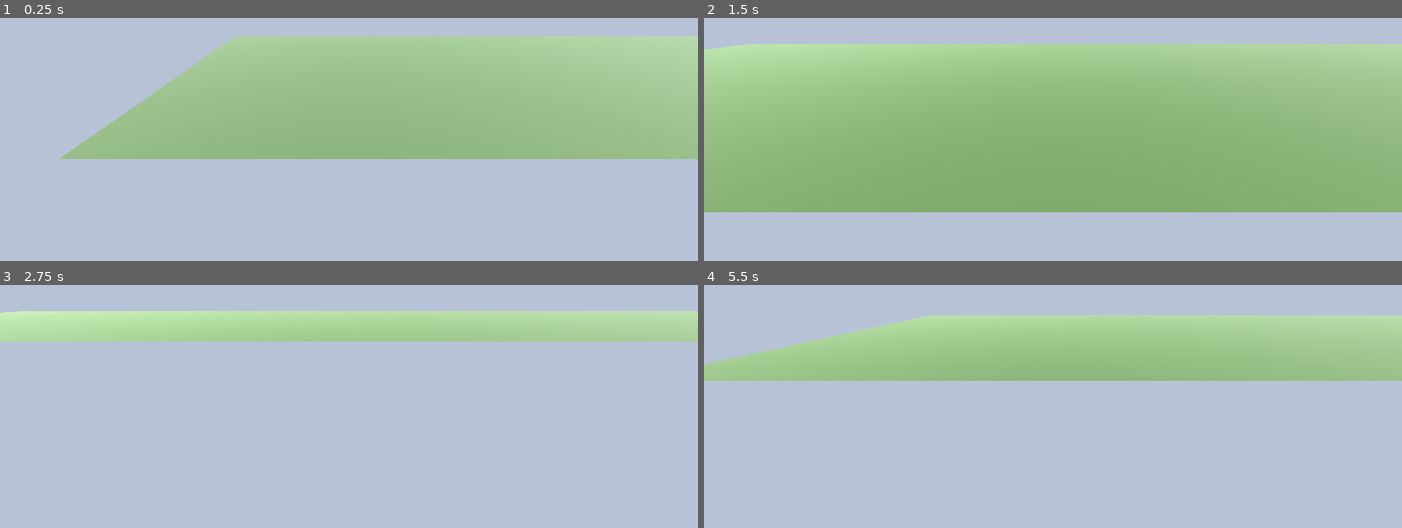
Above: before the commit, frames 1-4 (two rows, left to right).
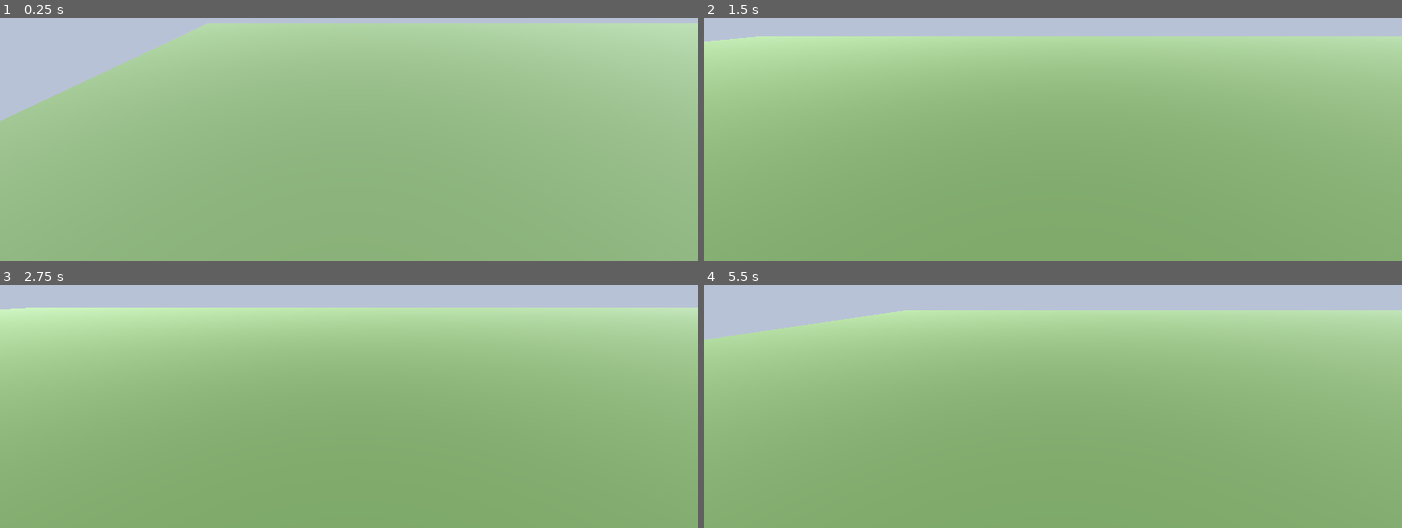
Above: after the commit, the same moments.

Repository: syphaxxx/brumeval
Game: Godot game, scene res://galerie.tscn
The game is run twice, just before and just after one commit, with the same random seed, the same clock (stepped at 60 frames per second) and the same inputs.
Inputs (mouse positions are in pixels of both pictures, inside the frame that each line leads up to):
- Up to frame 1 (0.25 s): no input
- Up to frame 2 (1.5 s): tap Enter at 0.5 s; move the mouse to (1206, 44) at 0.52 s; hold Right (ui_right) 0.53-1.28 s; hold Q 0.53-1.28 s; click (1206, 44) at 0.67 s; move the mouse to (913, 83) at 1.27 s; hold Down (ui_down) from 1.28 s (still down); tap E at 1.35 s
- Up to frame 3 (2.75 s): move the mouse to (outside the picture) at 2.02 s; release Down (ui_down) at 2.03 s; hold Right (ui_right) from 2.03 s (still down); hold Q from 2.03 s (still down)
- Up to frame 4 (5.5 s): tap Space at 2.75 s; move the mouse to (1018, 411) at 2.77 s; release Right (ui_right) at 2.78 s; release Q at 2.78 s; hold Up (ui_up) 2.78-3.53 s; tap E at 2.85, 4.35 s; click (1018, 411) at 2.92 s; move the mouse to (1262, 391) at 3.52 s; hold Q 3.53-4.28 s; hold Left (ui_left) 3.53-5.03 s; tap Enter at 4.25 s; move the mouse to (outside the picture) at 4.27 s; move the mouse to (1087, 331) at 5.02 s; hold Down (ui_down) from 5.03 s (still down); hold Q from 5.03 s (still down); click (1087, 331) at 5.17 s

The runs differ from the first frame. In frame 1, 52% of the frame differs, in the area x 0-100%, y 2-100%; in frame 2, 23%; in frame 3, 78%, in the area x 0-100%, y 9-100%; in frame 4, 64%.

Commit message:
Voxels : modèles détaillés à partir des planches d'origine
Par défaut, voxelise.py redécoupe les sprites trois fois plus grands dans
outils/sprites/planches/ (fonctions de decoupe.py, mêmes boîtes et
recolorations) : même taille dans le monde, voxels trois fois plus petits.
--detail 1 garde les sprites du jeu. Aperçu dessiné avec numpy et
orientation des faces calculée une fois par direction (11 min -> 5 min pour
les 460 sprites). La galerie Godot espace les modèles selon leur largeur.

Co-Authored-By: Claude Opus 5.5 <noreply@anthropic.com>
Claude-Session: https://claude.ai/code/session_01Rt7WYsyCcR2rXGE1XrbJZf

Diff:
--- a/outils/voxels/essai_godot/galerie.gd
+++ b/outils/voxels/essai_godot/galerie.gd
@@ -1,10 +1,11 @@
 # Galerie des modèles en voxels : tous les .glb du dossier modeles/ (fabriqués par outils/voxels/voxelise.py),
-# rangés en grille sur un pré, sous une lumière de fin d'après-midi et un peu de brume.
+# rangés en rangées sur un pré (chacun espacé selon sa largeur), sous une lumière de fin d'après-midi et un peu de
+# brume.
 # Flèches ou ZQSD : se déplacer ; molette ou A/E : zoomer ; clic droit maintenu : tourner autour.
 extends Node3D
 
-const ECART := 3.5  # mètres entre deux modèles
-const COLONNES := 16
+const ECART := 1.5  # mètres entre deux modèles
+const LONGUEUR := 50.0  # longueur d'une rangée, en mètres
 
 var camera := Camera3D.new()
 var cible := Vector3.ZERO  # point regardé
@@ -21,23 +22,32 @@
 	noms.sort()
 	if noms.is_empty():
 		push_warning("Aucun modèle : lancer d'abord python outils/voxels/voxelise.py")
-	for n in noms.size():
-		var modele: Node3D = load("res://modeles/%s.glb" % noms[n]).instantiate()
-		modele.position = Vector3((n % COLONNES) * ECART, 0, (n / COLONNES) * ECART)
+	var x := 0.0
+	var z := 0.0
+	var profondeur_rangee := 0.0
+	for nom in noms:
+		var modele: Node3D = load("res://modeles/%s.glb" % nom).instantiate()
+		var taille := taille_modele(modele)
+		if x > 0 and x + taille.x > LONGUEUR:  # rangée pleine : on passe à la suivante
+			x = 0.0
+			z += profondeur_rangee + ECART + 1.0
+			profondeur_rangee = 0.0
+		modele.position = Vector3(x + taille.x / 2, 0, z)
 		add_child(modele)
 		var etiquette := Label3D.new()
-		etiquette.text = noms[n]
+		etiquette.text = nom
 		etiquette.font_size = 24
-		etiquette.position = modele.position + Vector3(0, -0.01, 0.9)
+		etiquette.position = Vector3(x + taille.x / 2, 0.01, z + taille.z / 2 + 0.4)
 		etiquette.rotation_degrees.x = -90
 		add_child(etiquette)
-	var lignes := ceili(noms.size() / float(COLONNES))
+		x += taille.x + ECART
+		profondeur_rangee = max(profondeur_rangee, taille.z)
 
 	var sol := MeshInstance3D.new()
 	var plan := PlaneMesh.new()
-	plan.size = Vector2(COLONNES * ECART + 10, lignes * ECART + 10)
+	plan.size = Vector2(LONGUEUR + 20, z + 20)
 	sol.mesh = plan
-	sol.position = Vector3((COLONNES - 1) * ECART / 2, 0, (lignes - 1) * ECART / 2)
+	sol.position = Vector3(LONGUEUR / 2, 0, z / 2)
 	var herbe := StandardMaterial3D.new()
 	herbe.albedo_color = Color(0.36, 0.52, 0.3)
 	sol.material_override = herbe
@@ -98,6 +108,14 @@
 		angle -= event.relative.x * 0.3
 
 
+# Largeur, hauteur et profondeur d'un modèle (sa boîte), en mètres.
+func taille_modele(modele: Node3D) -> Vector3:
+	var boite := AABB()
+	for maillage in modele.find_children("*", "MeshInstance3D", true, false):
+		boite = boite.merge(maillage.get_aabb())
+	return boite.size
+
+
 func placer_camera() -> void:
 	var recul := Vector3(0, 0.55, 1).normalized() * distance
 	camera.position = cible + recul.rotated(Vector3.UP, deg_to_rad(angle))
Not shown, changed: CLAUDE.md
Not shown, changed: outils/voxels/LISEZMOI.md
Not shown, changed: outils/voxels/voxelise.py
